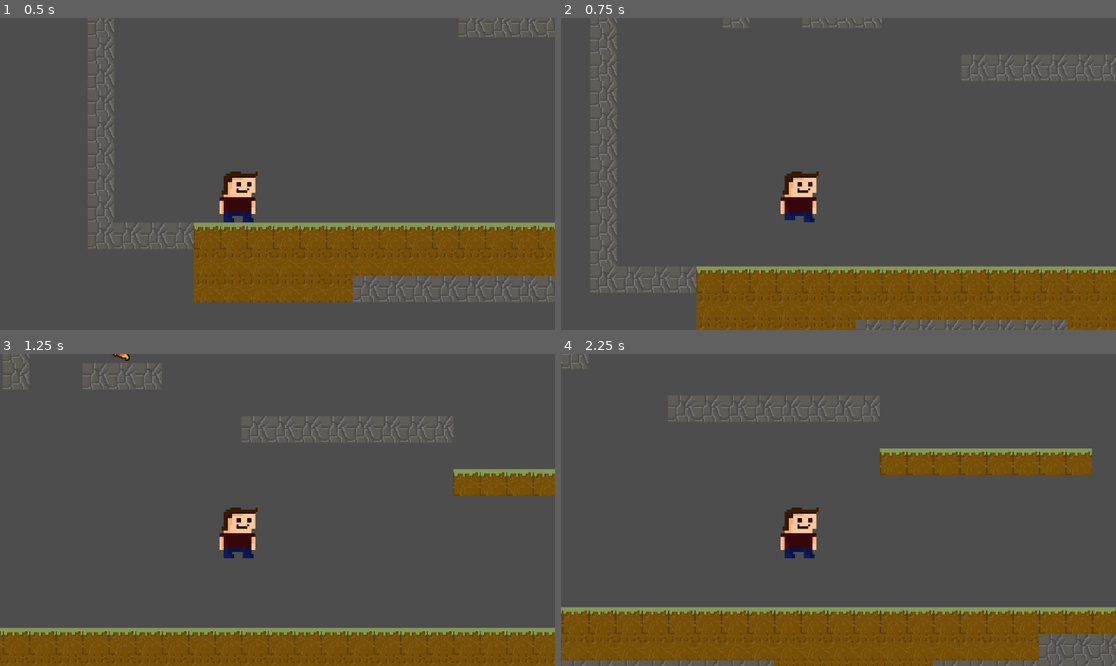
Above: before the commit, frames 1-4 (two rows, left to right).
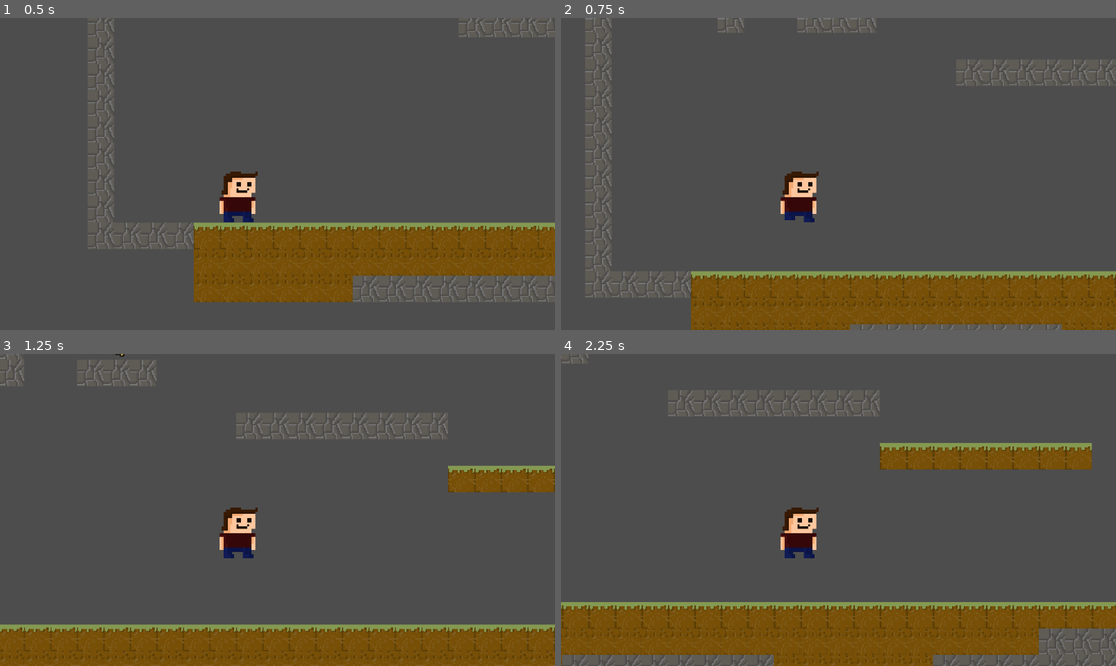
Above: after the commit, the same moments.

Repository: TreFaglarFilm/Spel-med-Wilmer
Game: Godot game, scene res://node_2d.tscn
Same seed, same stepped clock (60 frames per second), same inputs: the game is played once before the commit and once after it.
Inputs:
- Up to frame 1 (0.5 s): no input
- Up to frame 2 (0.75 s): hold Right (ui_right) from 0.53 s (still down); tap Up (ui_up) at 0.6 s
- Up to frame 3 (1.25 s): keep holding Right (ui_right); tap Up (ui_up) at 0.77, 1.07 s
- Up to frame 4 (2.25 s): tap Up (ui_up) at 1.35, 1.52, 1.82, 2.1 s; release Right (ui_right) at 2.03 s; hold Left (ui_left) from 2.03 s (still down)

Frame 1 is identical in both runs. In frame 2, 6.6% of the frame differs, in the area x 4-100%, y 0-100%; in frame 3, 5.5%; in frame 4, 8.6%, in the area x 0-100%, y 0-100%.
Error before the commit: Attempt to call function 'play' in base 'null instance' on a null instance. (res://Kod/character)

Commit message:
fixade hoppljudet
du brickade hoppljudet... det är nu fixat.

Diff:
--- a/spel/spelmedfåglarna!/Kod/character move,emt.gd
+++ b/spel/spelmedfåglarna!/Kod/character move,emt.gd
@@ -13,7 +13,7 @@
 	if Input.is_action_just_pressed("ui_up") and is_on_floor():
 
 		velocity.y = JUMP_VELOCITY
-		$AudioStreamPlayer2D.play()
+		$"JumpSound".play()
 
 	# Get the input direction and handle the movement/deceleration.
 	# As good practice, you should replace UI actions with custom gameplay actions.
--- a/spel/spelmedfåglarna!/node_2d.tscn
+++ b/spel/spelmedfåglarna!/node_2d.tscn
@@ -159,12 +159,11 @@
 sprite_frames = SubResource("SpriteFrames_4d7sh")
 animation = &"idle"
 
-[node name="jump sound" type="AudioStreamPlayer2D" parent="CharacterBody2D"]
+[node name="JumpSound" type="AudioStreamPlayer2D" parent="CharacterBody2D"]
 stream = SubResource("AudioStreamRandomizer_ir8iy")
 
 [node name="CollisionShape2D2" type="CollisionShape2D" parent="CharacterBody2D"]
 position = Vector2(65.5, 69.6251)
-scale = Vector2(1, 1)
 shape = SubResource("RectangleShape2D_0hol4")
 
 [node name="Camera2D" type="Camera2D" parent="CharacterBody2D"]
